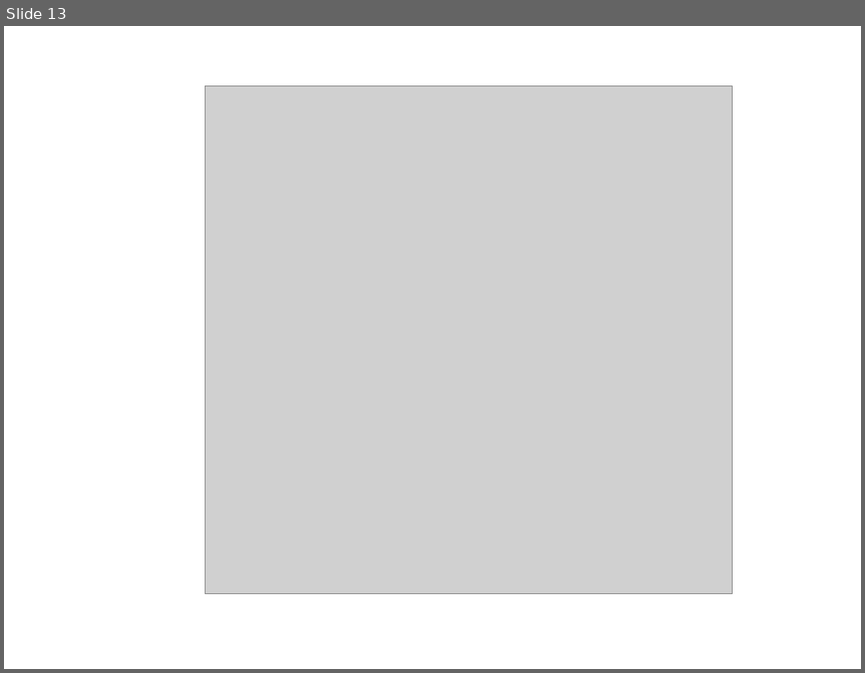
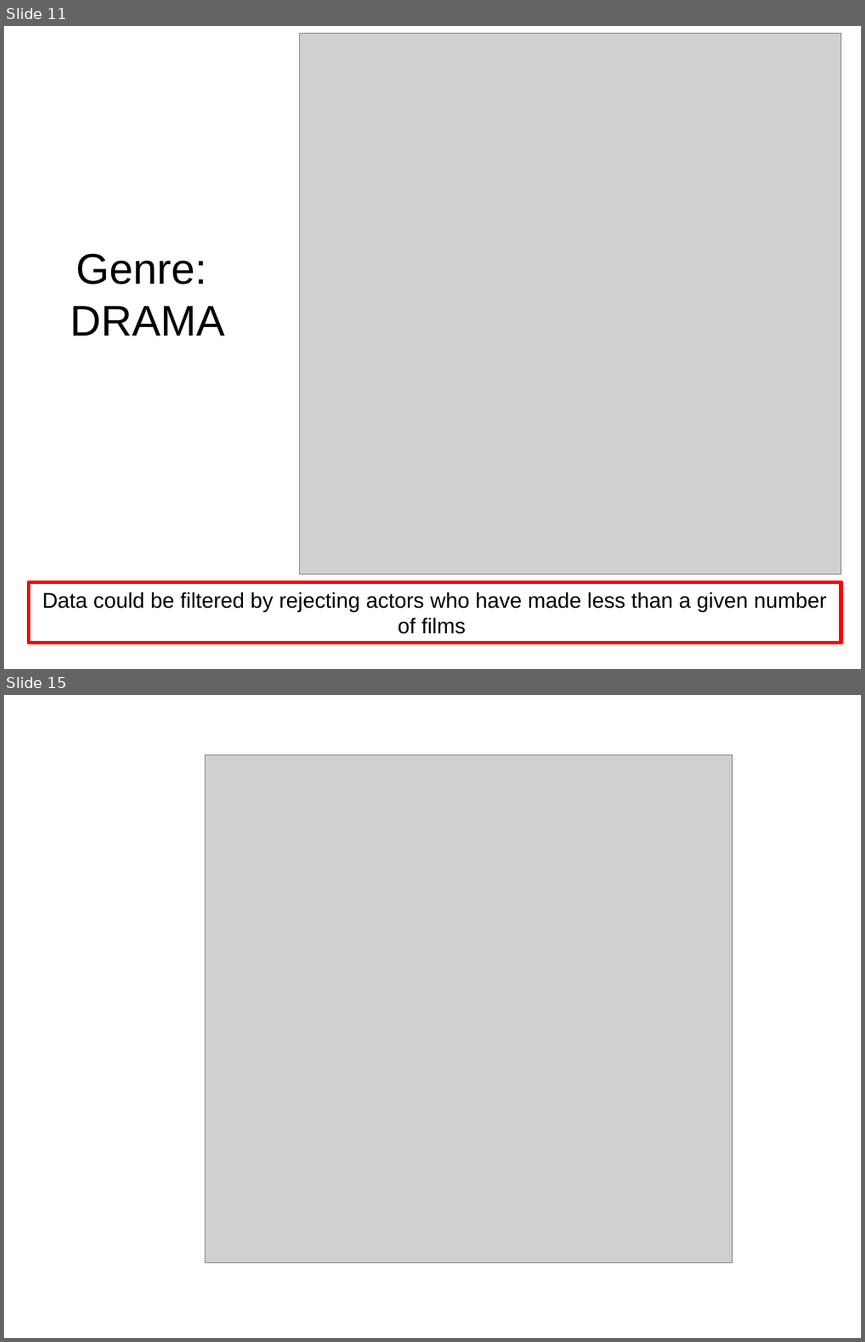
Before and after one commit to karmacelina/predicting_movie_widest_release, a slide deck: Luther_presentation.pptx. Shown one above the other, each under a label of ours: slide 13 before the commit, slides 11 and 15 after it; the slides between them are not shown. The pictures are 865x673 and 865x1342 pixels, drawn with LibreOffice and Linux fonts; fonts in the diff are those of the drawing; grey boxes stand for pictures. Boxes give left, top, right and bottom in pixels: in the first picture for what was removed or moved away, otherwise in the second. Text is boxed around its words. In the diff, an @@ line names an element or a change of style, - is before the commit and + after.

```diff
--- a/Luther_presentation.pptx
+++ b/Luther_presentation.pptx
@@ slide 11 added at [4, 26, 861, 669], background #FFFFFF @@
@@ picture added at [300, 33, 841, 574] @@
@@ text added at [70, 253, 225, 335], 36 pt, text #000000 @@
+Genre:
+DRAMA
@@ rectangle added at [28, 582, 840, 643], outline #FF0000 3 pt, 18 pt, text #000000 @@
+Data could be filtered by rejecting actors who have made less than a given number of films
@@ what was slide 13 is now slide 15 @@
```
Also in this commit, not shown: 7 slides changed, 4 other slides added, 3 slides removed, 1 other file.
